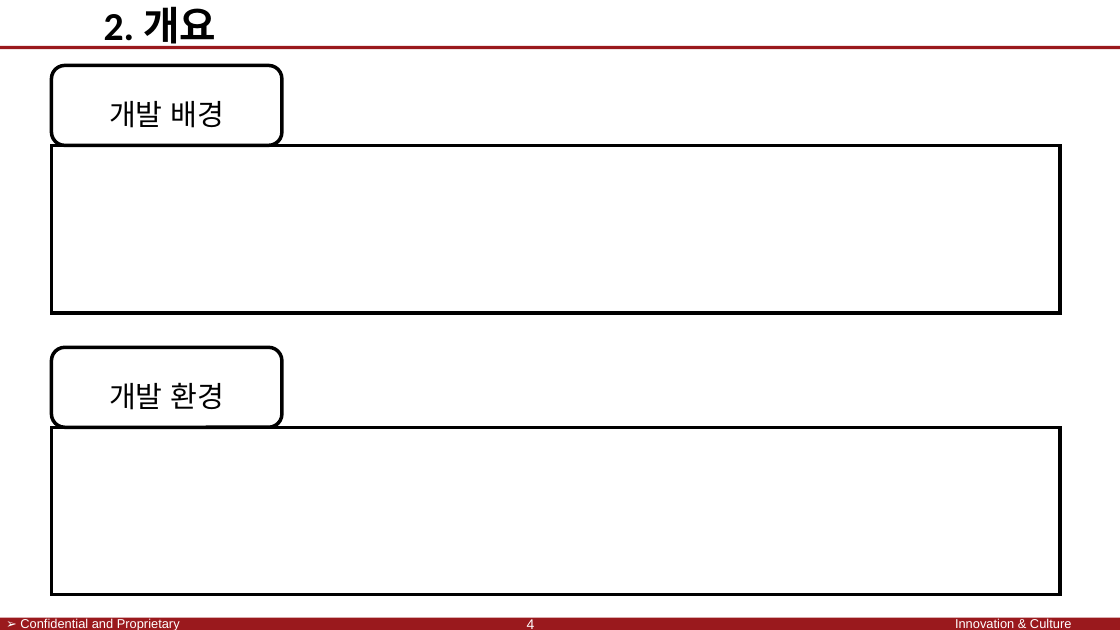
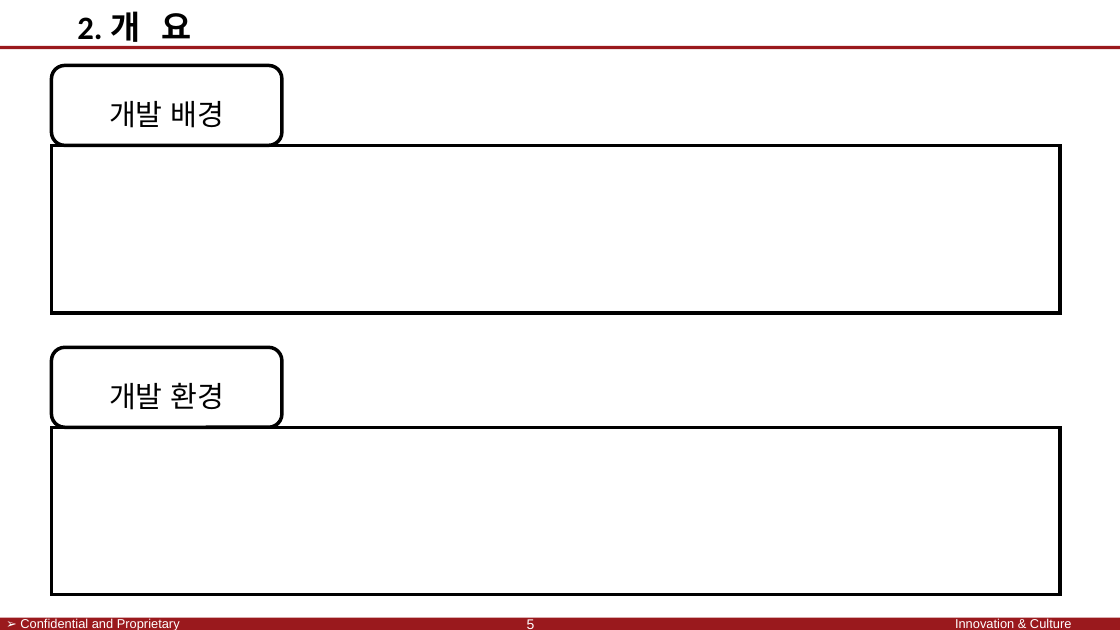
Before and after one commit to SaintSeong/JusungProject, a slide deck: slide 5 of A조 발표.pptx (slide 4 before the commit). Drawn at 1120x630 pixels with LibreOffice and Linux fonts; fonts in the diff are those of the drawing; background and template pictures are left out. Boxes give left, top, right and bottom in pixels: in the first picture for what was removed or moved away, otherwise in the second. Text is boxed around its words. In the diff, an @@ line names an element or a change of style, - is before the commit and + after.

```diff
--- a/A조 발표.pptx
+++ b/A조 발표.pptx
@@ text at [77, 11, 191, 48]: text changed; size 34 to 28 pt @@
-2. 개요
+2. 개 요
@@ page number at [527, 619, 535, 629]: text changed @@
-4
+5
```
Also in this commit, not shown: 10 other slides changed, 3 slides added, 1 other file.
